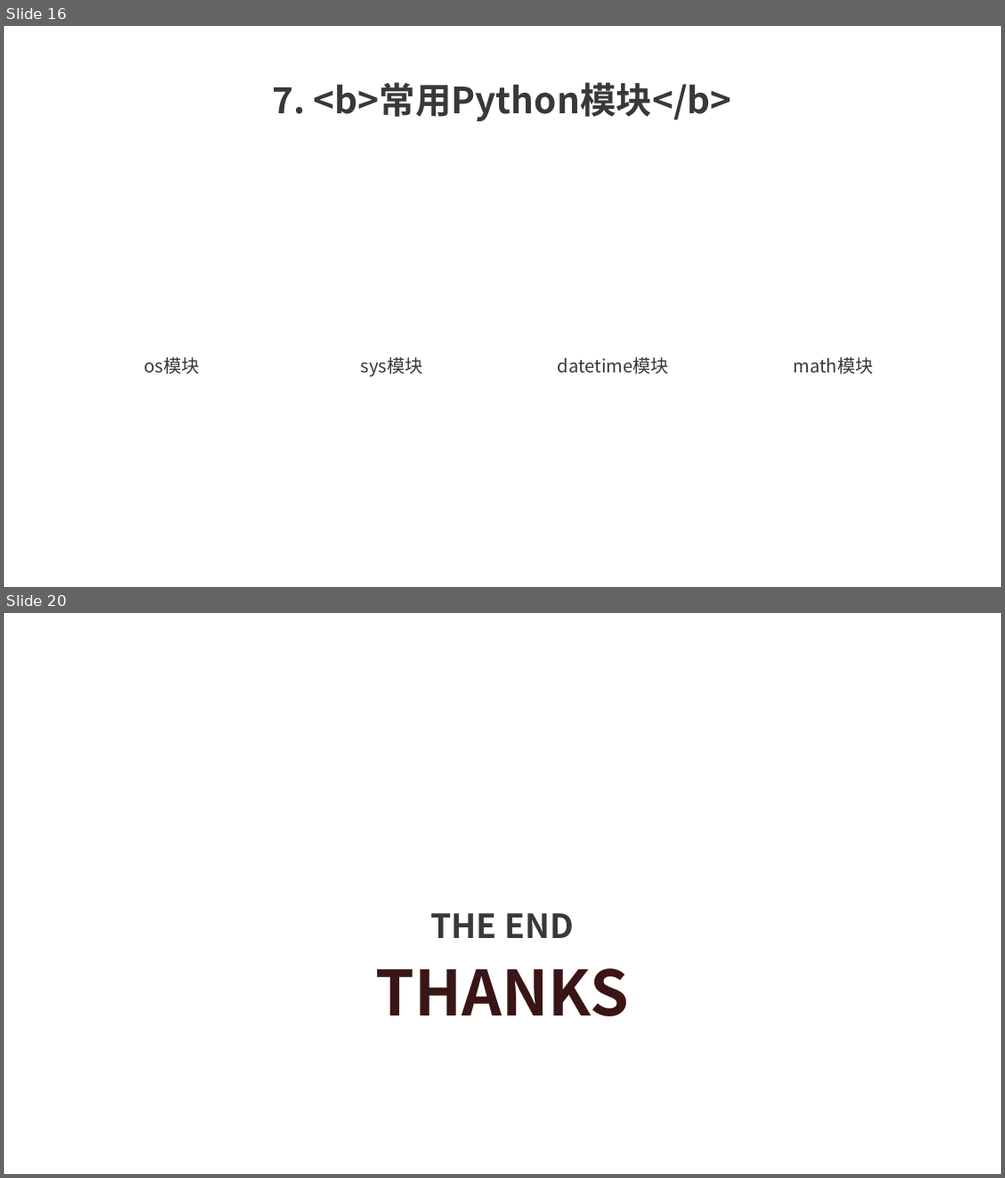
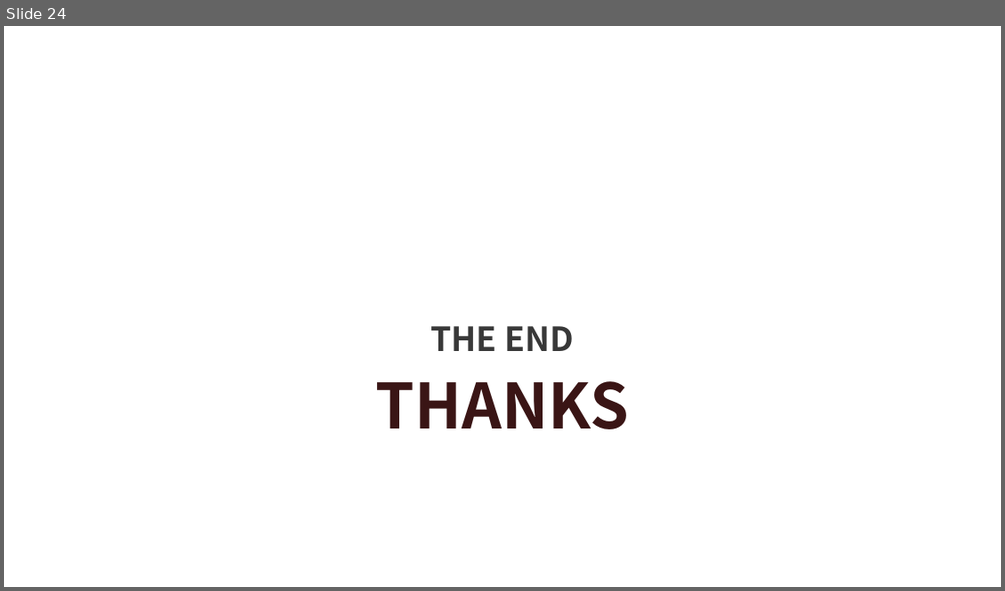
Before and after one commit to xws117/Bilibili-tutorial, a slide deck: MPI.pptx. Shown one above the other, each under a label of ours: slides 16 and 20 before the commit, slide 24 after it; the slides between them are not shown. The pictures are 1005x1178 and 1005x591 pixels, drawn with LibreOffice and Linux fonts; fonts in the diff are those of the drawing; background and template pictures are left out. Boxes give left, top, right and bottom in pixels: in the first picture for what was removed or moved away, otherwise in the second. Text is boxed around its words. In the diff, an @@ line names an element or a change of style, - is before the commit and + after.

```diff
--- a/MPI.pptx
+++ b/MPI.pptx
@@ slide 16 removed at box(4, 26, 1001, 587), background picture (left out) @@
@@ text removed at box(273, 82, 732, 121) @@
-7. <b>常用Python模块</b>
@@ text removed at box(144, 357, 199, 374) @@
-os模块
@@ text removed at box(361, 357, 423, 377) @@
-sys模块
@@ text removed at box(558, 357, 669, 374) @@
-datetime模块
@@ text removed at box(793, 357, 874, 374) @@
-math模块
@@ what was slide 20 is now slide 24 @@
```
Also in this commit, not shown: 4 slides changed, 11 slides added, 6 other slides removed.
